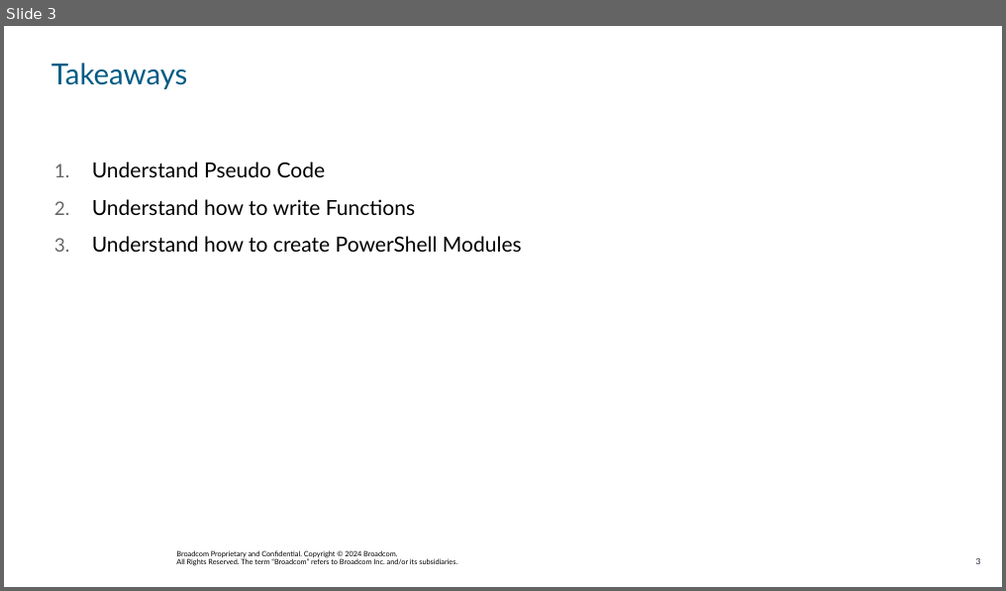
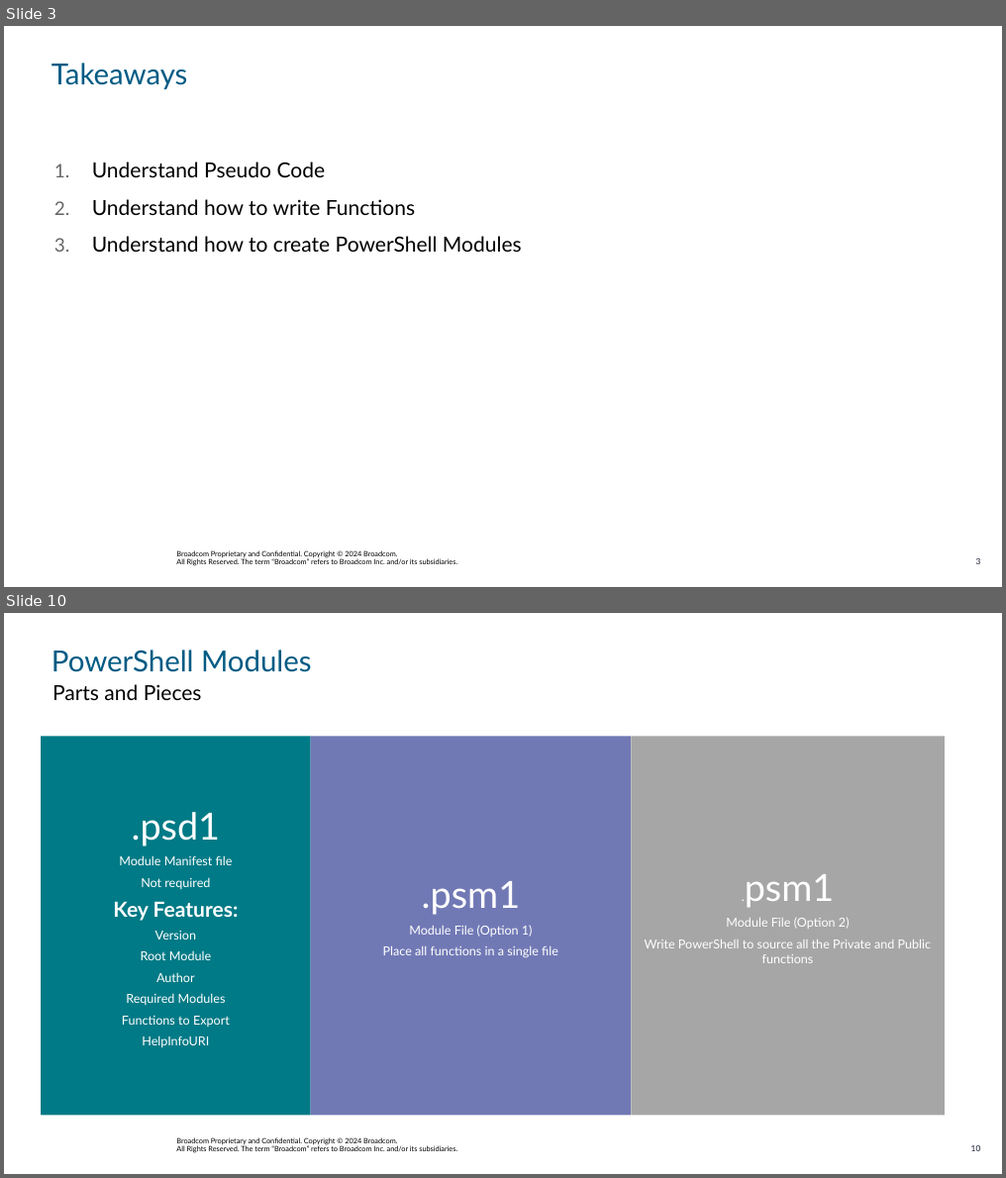
Before and after one commit to jpsider/Invoke-Automation, a slide deck: Powercli/VMwareExplore_2024/CODE1745LV - PowerCLI 301 - Functions Upon Functions.pptx. Shown one above the other, each under a label of ours: slide 3 before the commit, slides 3 and 10 after it; the slides between them are not shown. The pictures are 1006x591 and 1006x1178 pixels, drawn with LibreOffice and Linux fonts; fonts in the diff are those of the drawing; background and template pictures are left out. Boxes give left, top, right and bottom in pixels: in the first picture for what was removed or moved away, otherwise in the second. Text is boxed around its words. In the diff, an @@ line names an element or a change of style, - is before the commit and + after.

```diff
--- a/Powercli/VMwareExplore_2024/CODE1745LV - PowerCLI 301 - Functions Upon Functions.pptx
+++ b/Powercli/VMwareExplore_2024/CODE1745LV - PowerCLI 301 - Functions Upon Functions.pptx
@@ slide 10 added at (4, 613, 1002, 1174), background #FFFFFF; not listed: 2 template elements that a slide beside it also shows @@
@@ title added at (52, 650, 311, 672), 28 pt, text #005B84 @@
+PowerShell Modules
@@ subtitle added at (53, 684, 202, 700), 20 pt, text #000000 @@
+Parts and Pieces
@@ rectangle added at (41, 736, 311, 1115), fill #007A86, 12 pt, text #FFFFFF @@
+.psd1
+Module Manifest file
+Not required
+Key Features:
+Version
+Root Module
+Author
+Required Modules
+Functions to Export
+HelpInfoURI
@@ rectangle added at (311, 736, 632, 1115), fill #7179B5, 12 pt, text #FFFFFF @@
+.psm1
+Module File (Option 1)
+Place all functions in a single file
@@ rectangle added at (632, 736, 945, 1115), fill #A6A6A6, 12 pt, text #FFFFFF @@
+.psm1
+Module File (Option 2)
+Write PowerShell to source all the Private and Public functions
```
Also in this commit, not shown: 6 slides changed, 3 other slides added, 3 slides removed, 8 other files.
